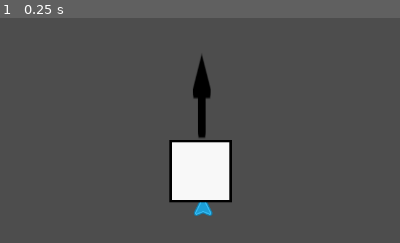
Above: before the commit, frame 1.
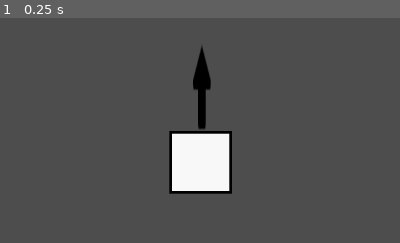
Above: after the commit, the same moment.

Repository: Xiul109/Basic_Principles_of_Autoreplicant_Engineering
Game: Godot game, scene res://test/base.tscn
Same seed, same stepped clock (60 frames per second), same inputs: the game is played once before the commit and once after it. This scene is started directly instead of the project's main scene.
Inputs:
- Up to frame 1 (0.25 s): no input
The pictures show only the part of the screen within x 18-68%, y 29-79%; the shares and areas given below are measured in that part.

The runs differ from the first frame. In frame 1, 2.1% of the frame differs, in the area x 42-58%, y 12-88%.

Commit message:
Now the spawn point is the middle point between replicas

Diff:
--- a/game_elements/replicant.gd
+++ b/game_elements/replicant.gd
@@ -12,6 +12,8 @@
 func _process(delta):
 	for i in len(pieces):
 		$Line2D.points[i] = pieces[i].position
+	if mode != Mode.DEFAULT:
+		_update_positioning()
 
 func replicate(rep_mode: Mode = Mode.DEFAULT) -> Array[Replicant]:
 	var replicas : Array[Replicant] = []
@@ -80,3 +82,15 @@
 
 	if node is ReplicaArrow:
 		arrows.erase(node)
+
+func _update_positioning():
+	if len(pieces) <= 0:
+		return
+
+	var mean_point := Vector2.ZERO
+	for piece in pieces:
+		mean_point += piece.position
+	mean_point /= len(pieces)
+	for piece in pieces:
+		piece.position -= mean_point
+	position += mean_point
